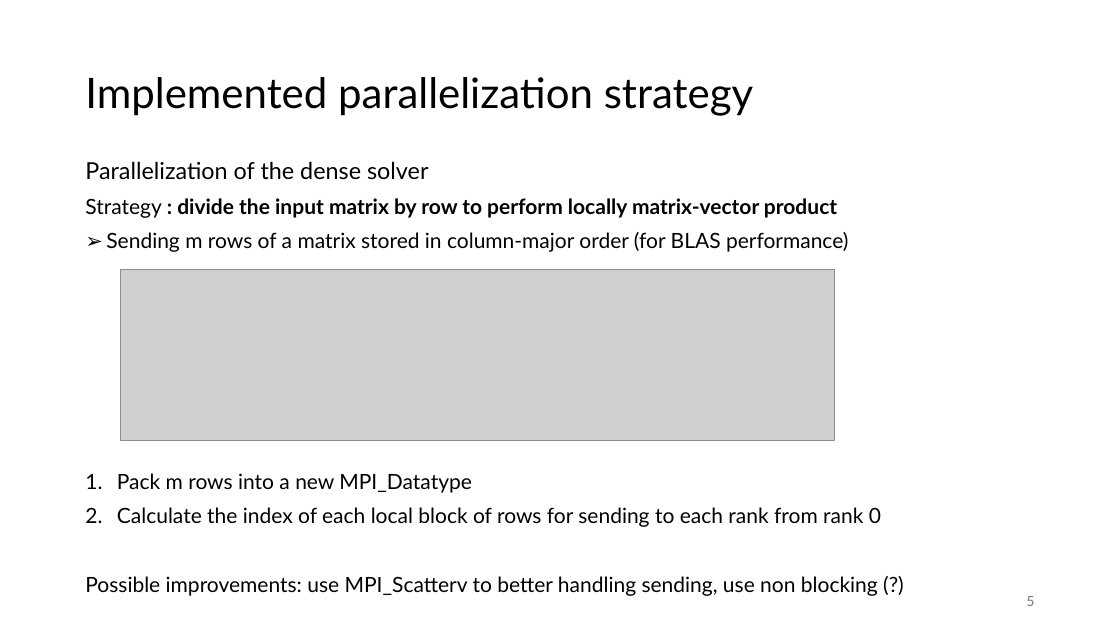
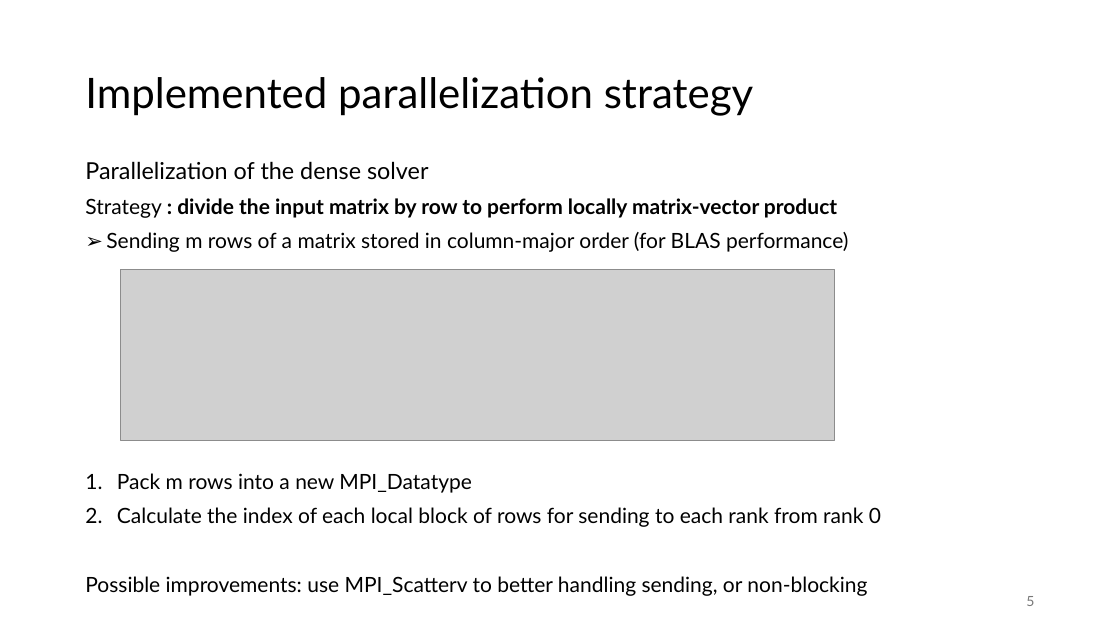
Before and after one commit to lucarighetti3/CG-MPI, a slide deck: slide 6 of project_pres.pptx. Drawn at 1120x630 pixels with LibreOffice and Linux fonts; fonts in the diff are those of the drawing; grey boxes stand for pictures; background and template pictures are left out. Boxes give left, top, right and bottom in pixels: in the first picture for what was removed or moved away, otherwise in the second. Text is boxed around its words. In the diff, an @@ line names an element or a change of style, - is before the commit and + after.

```diff
--- a/project_pres.pptx
+++ b/project_pres.pptx
@@ text at [85,576,867,596]: text changed @@
-Possible improvements: use MPI_Scatterv to better handling sending, use non blocking (?)
+Possible improvements: use MPI_Scatterv to better handling sending, or non-blocking
```
Also in this commit, not shown: 6 other slides changed.
